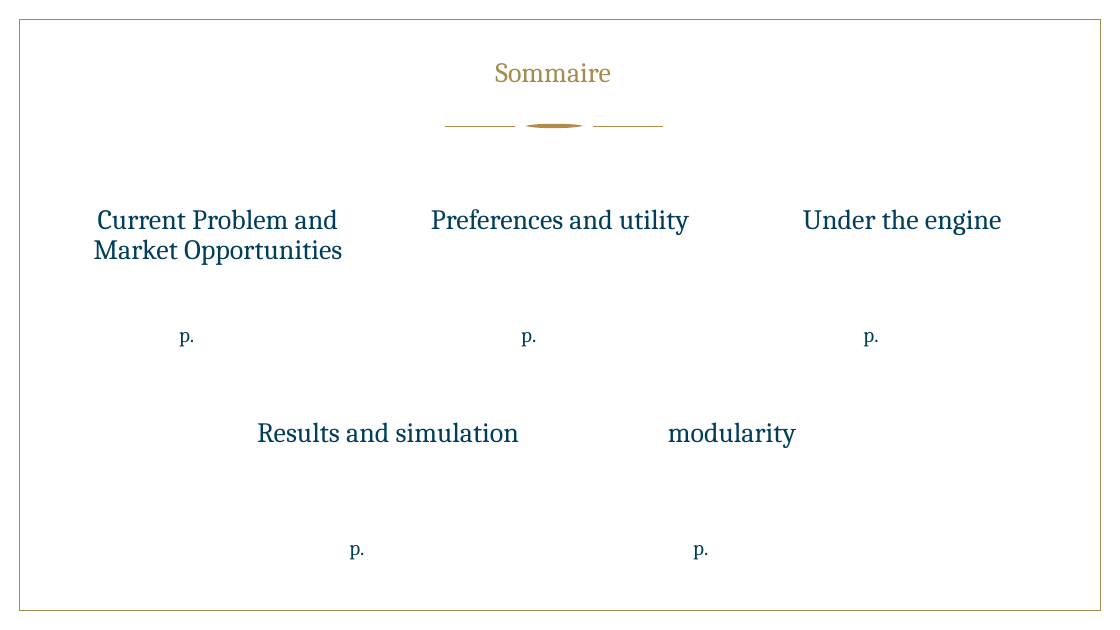
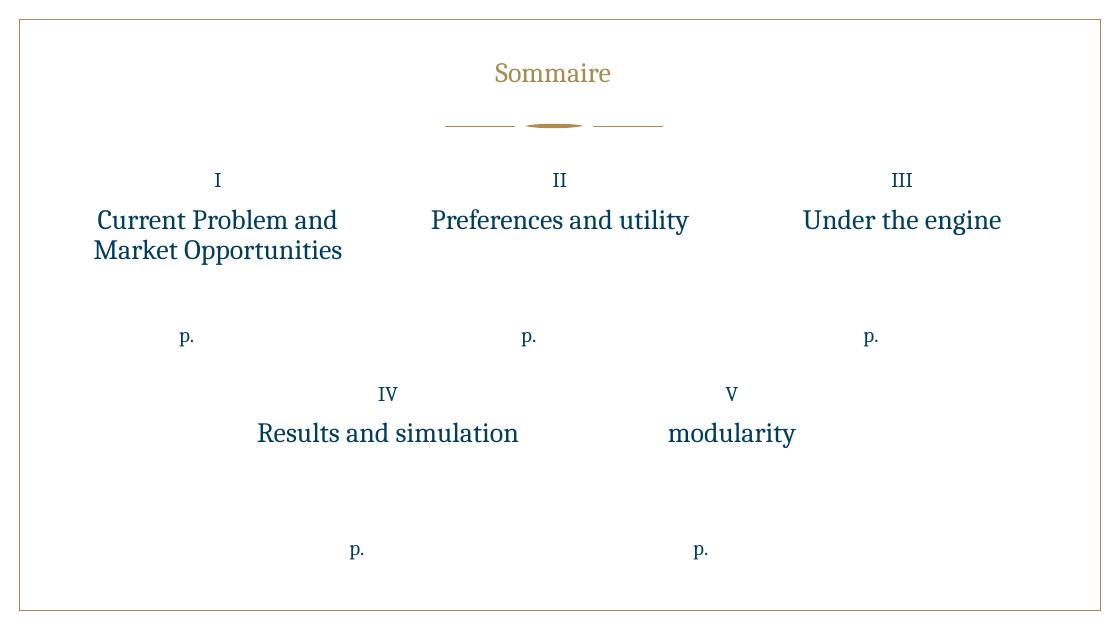
Before and after one commit to Mttmin/classroom_allocation, a slide deck: slide 2 of Pitch final Minguet.pptx. Drawn at 1120x630 pixels with LibreOffice and Linux fonts; fonts in the diff are those of the drawing; background and template pictures are left out. Boxes give left, top, right and bottom in pixels: in the first picture for what was removed or moved away, otherwise in the second. Text is boxed around its words. In the diff, an @@ line names an element or a change of style, - is before the commit and + after.

```diff
--- a/Pitch final Minguet.pptx
+++ b/Pitch final Minguet.pptx
@@ text added at (x1=214, y1=173, x2=221, y2=187), 18 pt, text #003E5C @@
+I
@@ text added at (x1=553, y1=173, x2=567, y2=187), 18 pt, text #003E5C @@
+II
@@ text added at (x1=891, y1=173, x2=913, y2=187), 18 pt, text #003E5C @@
+III
@@ text added at (x1=378, y1=387, x2=398, y2=401), 18 pt, text #003E5C @@
+IV
@@ text added at (x1=726, y1=387, x2=739, y2=401), 18 pt, text #003E5C @@
+V
```
Also in this commit, not shown: 14 slides added, 1 other file.
